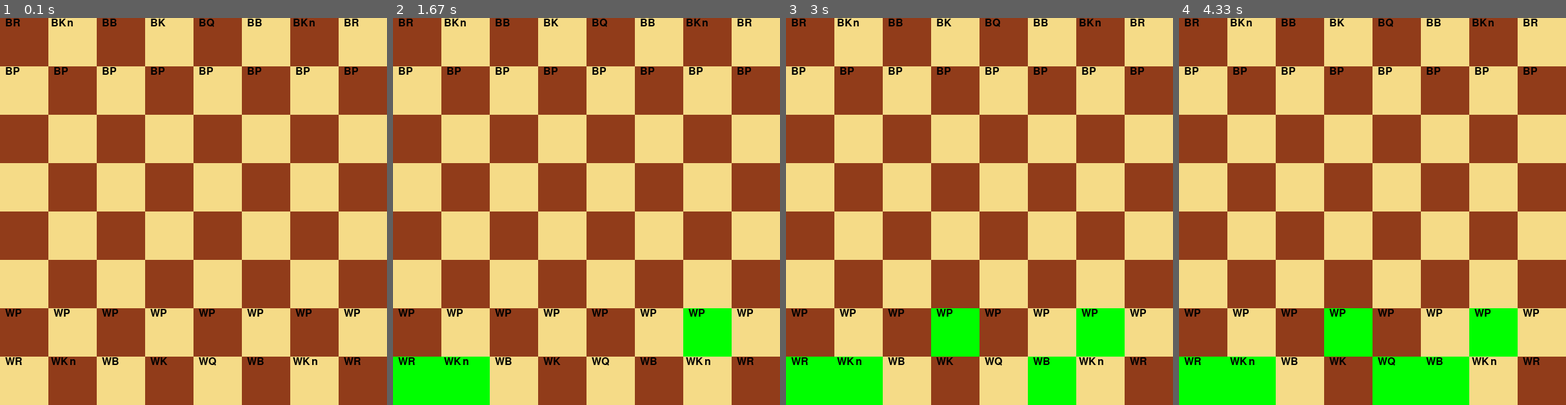
Above: before the commit, frames 1-4 (left to right).
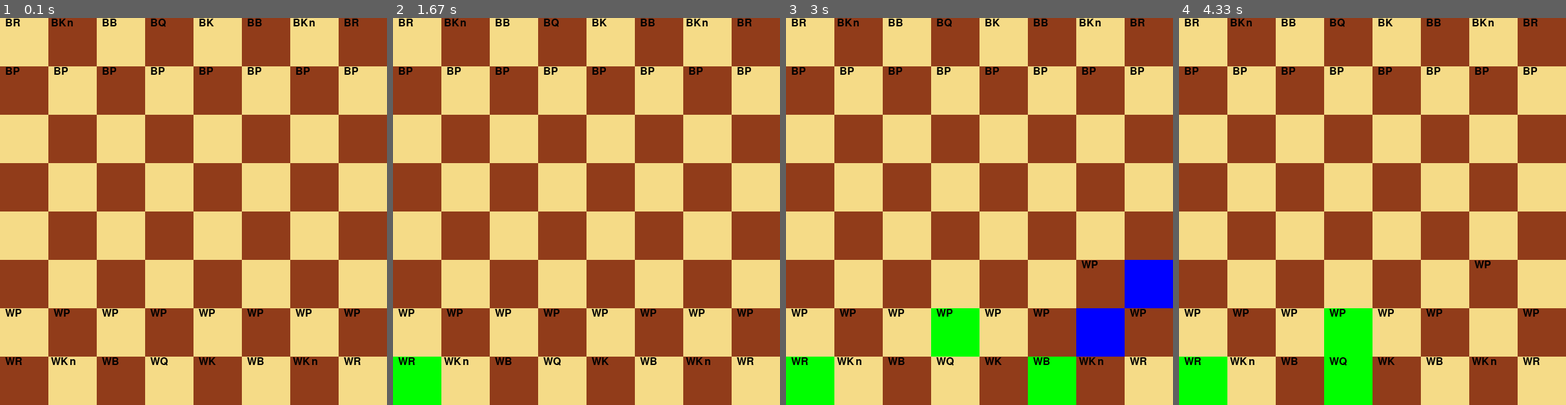
Above: after the commit, the same moments.

Repository: spawncreeper2006/Chess-NEA
Game: pygame game, started from main.py
The game is run twice, just before and just after one commit, with the same random seed, the same clock (stepped at 60 frames per second) and the same inputs.
Inputs (mouse positions are in pixels of both pictures, inside the frame that each line leads up to):
- Up to frame 1 (0.1 s): no input
- Up to frame 2 (1.67 s): click "WKn" at 0.38 s; click (493, 215) at 0.72 s; click (725, 346) at 1.05 s; click "WR" at 1.38 s
- Up to frame 3 (3 s): click (960, 312) at 1.75 s; click (1080, 273) at 2.22 s; click "WB" at 2.88 s
- Up to frame 4 (4.33 s): click (1248, 161) at 3.22 s; click "WQ" at 4.05 s

The runs differ from the first frame. In frame 1, 99% of the frame differs, in the area x 0-100%, y 0-100%; in frame 2, 98%; in frame 3, 94%; in frame 4, 96%.

Commit message:
Added some movement logic

Diff:
--- a/chess_engine.py
+++ b/chess_engine.py
@@ -9,6 +9,7 @@
 BLACK_WOOD = (145, 60, 26)
 WHITE_WOOD = ( 245, 219, 135)
 GREEN = (0, 255, 0)
+BLUE = (0, 0, 255)
 
 white_pieces = []
 black_pieces = []
@@ -31,10 +32,6 @@
     return set(moves)
 
 
-
-
-
-
 def add_coords(c1:tuple,
                c2:tuple) -> tuple:
     if len(c1) != len(c2):
@@ -60,6 +57,8 @@
             self.contains_piece = True
             self.piece = piece
 
+
+
     def clicked(self):
         if self.contains_piece:
             print (self.piece.piece_identifier + ' Was Clicked')
@@ -67,6 +66,12 @@
         else:
             print ('empty square was clicked')
 
+    def is_possible_move(self):
+        self.color = BLUE
+
+    def back_to_default_color(self):
+        self.color = self.default_color
+
     def __str__(self):
 
         if self.contains_piece:
@@ -77,7 +82,8 @@
 class Grid:
     def __init__(self):
         self.data = []
-        [self.data.append(Square(WHITE_WOOD if (i%8 + i // 8) % 2 == 0 else BLACK_WOOD)) for i in range(64)]
+        [self.data.append(Square(WHITE_WOOD if (i%8 + i // 8) % 2 == 1 else BLACK_WOOD)) for i in range(64)]
+        self.current_turn = 'w'
 
     def __translate_position(self, pos:tuple) -> tuple:
         pos = (pos[0]-1, pos[1]-1)
@@ -111,8 +117,6 @@
         return '\n'.join([''.join(i) for i in ls])
 
 grid = Grid()
-
-
 class Piece:
     def __init__(self, color:str, pos:tuple, piece_type:str):
 
@@ -153,7 +157,10 @@
         target_square = grid.coords(new_pos)
 
         if target_square.contains_piece:
+            print ('attempting to kill piece')
+
             target_square.piece.die()
+            target_square.update_piece(self)
         else:
             target_square.update_piece(self)
         self.pos = new_pos
@@ -191,7 +198,6 @@
                 return True
 
         return False
-
 
 class Pawn(Piece):
     def __init__(self, color:str, pos:tuple):
@@ -229,9 +235,6 @@
                 moves.append(new_pos)
         return moves
 
-
-
-
 class Knight(Piece):
     def __init__(self, color:str, pos:tuple):
         super().__init__(color, pos, 'kn')
@@ -247,8 +250,6 @@
                 moves.append(new_coord)
 
         return moves
-
-
 
 class Rook(Piece):
     def __init__(self, color:str, pos:tuple):
@@ -272,8 +273,6 @@
                     break
 
         return moves
-
-
 
 class Bishop(Piece):
     def __init__(self, color:str, pos:tuple):
@@ -354,11 +353,11 @@
     Bishop('b', (3, 8))
     Bishop('b', (6, 8))
 
-    King('w', (4, 1))
-    Queen('w', (5, 1))
-
-    King('b', (4, 8))
-    Queen('b', (5, 8))
+    King('w', (5, 1))
+    Queen('w', (4, 1))
+
+    King('b', (5, 8))
+    Queen('b', (4, 8))
 
 
 
--- a/main.py
+++ b/main.py
@@ -17,6 +17,10 @@
     coords = int(coords[0]), int(coords[1])
     return coords
 
+def back_to_default(selected_sqaure:Square, possible_moves:tuple):
+    selected.back_to_default_color()
+    [i.back_to_default_color() for i in possible_moves]
+
 pygame.init()
 
 
@@ -27,13 +31,15 @@
 
 size = (WIDTH, HEIGHT)
 screen = pygame.display.set_mode(size)
-pygame.display.set_caption("Easy Chess")
+pygame.display.set_caption("Easy Chess White Turn")
 
 running = True
 
 
 clock = pygame.time.Clock()
 
+selected = None
+current_possible_moves = set()
 
 while running:
 
@@ -42,12 +48,44 @@
               running = False
 
         elif event.type == pygame.MOUSEBUTTONDOWN:
-             pos = pygame.mouse.get_pos()
-             coords = screen_to_chess_coords(pos)
+            pos = pygame.mouse.get_pos()
+            coords = screen_to_chess_coords(pos)
+
+            this_square = grid.coords(coords)
 
 
-             grid.coords(coords).clicked()
+            if this_square.contains_piece and this_square.piece.color == grid.current_turn:
 
+
+                this_square.clicked()
+
+
+                if selected != None and selected != this_square:
+                    selected.back_to_default_color()
+                    for square in current_possible_moves:
+                        square.back_to_default_color()
+
+                else:
+
+                    selected = this_square
+                    current_possible_moves = []
+                    current_possible_move_coords = selected.piece.get_moves()
+                    for square_coords in current_possible_move_coords:
+                        square = grid.coords(square_coords)
+                        square.is_possible_move()
+                        current_possible_moves.append(square)
+
+            elif this_square in current_possible_moves:
+                selected.piece.move(coords)
+                back_to_default(selected, current_possible_moves)
+                selected = None
+                current_possible_moves = set()
+
+            elif selected != None:
+
+                back_to_default(selected, current_possible_moves)
+                selected = None
+                current_possible_moves = set()
 
     screen.fill(WHITE_WOOD)
 
@@ -58,7 +96,7 @@
         coords = x*SQUARE_SIDE, y*SQUARE_SIDE
         chess_coords = screen_to_chess_coords(coords)
 
-        #color = WHITE_WOOD if (x + y) % 2 == 0 else BLACK_WOOD
+
         square = grid.coords(chess_coords)
 
 
@@ -67,16 +105,9 @@
 
 
         if square.contains_piece:
-            #print (coords, x, y, square)
-
 
             screen.blit(FONT.render(square.piece.piece_identifier, True, BLACK), coords)
 
-
-
-
-    # pygame.draw.line(screen, GREEN, [0, 0], [100, 100], 5)
-    # pygame.draw.ellipse(screen, BLACK, [20,20,250,100], 2)
 
 
     pygame.display.flip()
